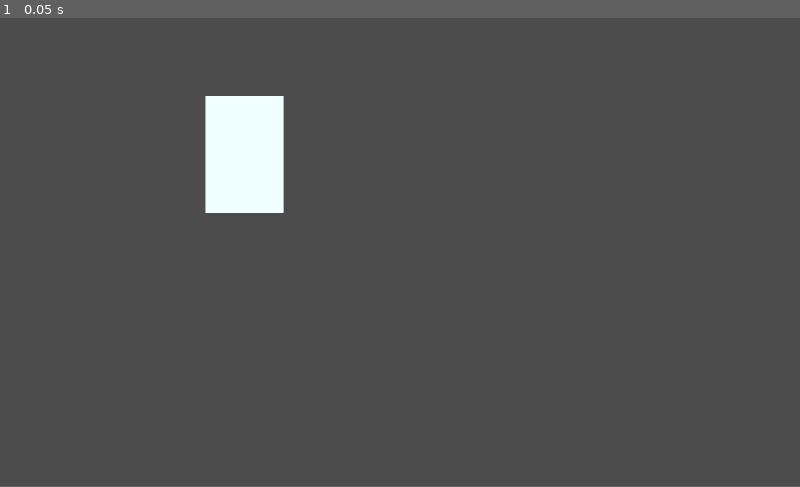
Above: before the commit, frame 1.
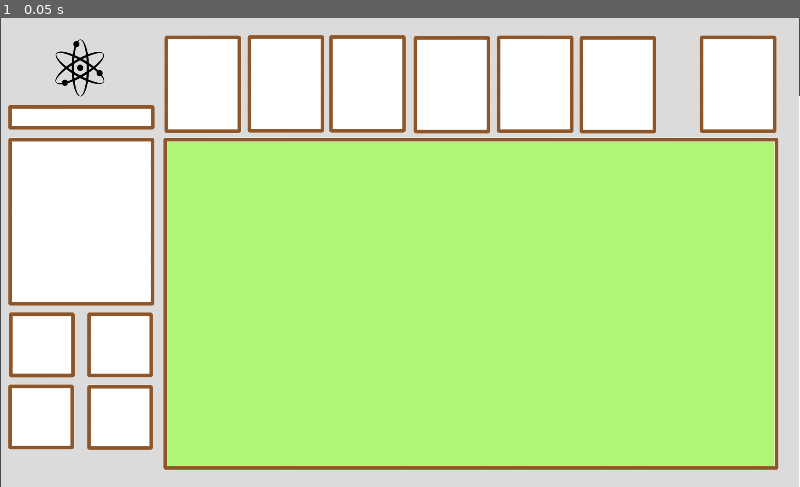
Above: after the commit, the same moment.

Repository: team-fabrice/ndi-2022
Game: Godot game, scene res://Main.tscn
Two runs of this game, one before a commit and one after it. Both use one fixed random seed, a clock stepped at 60 frames per second and the inputs below.
Inputs:
- Up to frame 1 (0.05 s): no input
In our replay, the window is 800x468 before the commit and 800x469 after it. These sizes can differ from the game's own. Grey fills any space a smaller window leaves; there, only what the larger window draws over its background counts as a difference.

The runs differ from the first frame. In frame 1, 99% of the frame differs, in the area x 0-100%, y 0-100%.

Commit message:
add backround

Diff:
--- a/Carte.gd
+++ b/Carte.gd
@@ -4,14 +4,18 @@
 # Declare member variables here. Examples:
 # var a = 2
 # var b = "text"
-
+var width = 1900
+var height = 1080
 
 # Called when the node enters the scene tree for the first time.
 func _ready():
 	pass # Replace with function body.
 
 func _draw():
-	draw_rect(Rect2(0, 0, 100, 150), Color.azure)
+	draw_rect(Rect2(0, 0, width, height), Color.azure)
+
+
+
 
 # Called every frame. 'delta' is the elapsed time since the previous frame.
 #func _process(delta):
--- a/Main.tscn
+++ b/Main.tscn
@@ -1,8 +1,17 @@
-[gd_scene load_steps=2 format=2]
+[gd_scene load_steps=3 format=2]
 
 [ext_resource path="res://Carte.tscn" type="PackedScene" id=1]
+[ext_resource path="res://template/backround.png" type="Texture" id=2]
 
 [node name="Node2D" type="Node2D"]
 
 [node name="Node2D" parent="." instance=ExtResource( 1 )]
 position = Vector2( 263, 100 )
+
+[node name="Sprite" type="TextureRect" parent="."]
+margin_left = 1.0
+margin_right = 1023.0
+margin_bottom = 600.0
+texture = ExtResource( 2 )
+expand = true
+stretch_mode = 1
--- a/project.godot
+++ b/project.godot
@@ -14,6 +14,10 @@
 run/main_scene="res://Main.tscn"
 config/icon="res://icon.png"
 
+[display]
+
+window/stretch/mode="2d"
+
 [gui]
 
 common/drop_mouse_on_gui_input_disabled=true
Binary file added: template/atom.jpg
Not shown, added: template/atom.jpg.import
Binary file added: template/atom.png
Not shown, added: template/atom.png.import
Binary file added: template/backround.png
Not shown, added: template/backround.png.import
Binary file added: template/poubelle.png
Not shown, added: template/poubelle.png.import
Binary file added: template/virus1.png
Not shown, added: template/virus1.png.import
Binary file added: template/virus2.png
Not shown, added: template/virus2.png.import
(and 11 more such lines)
